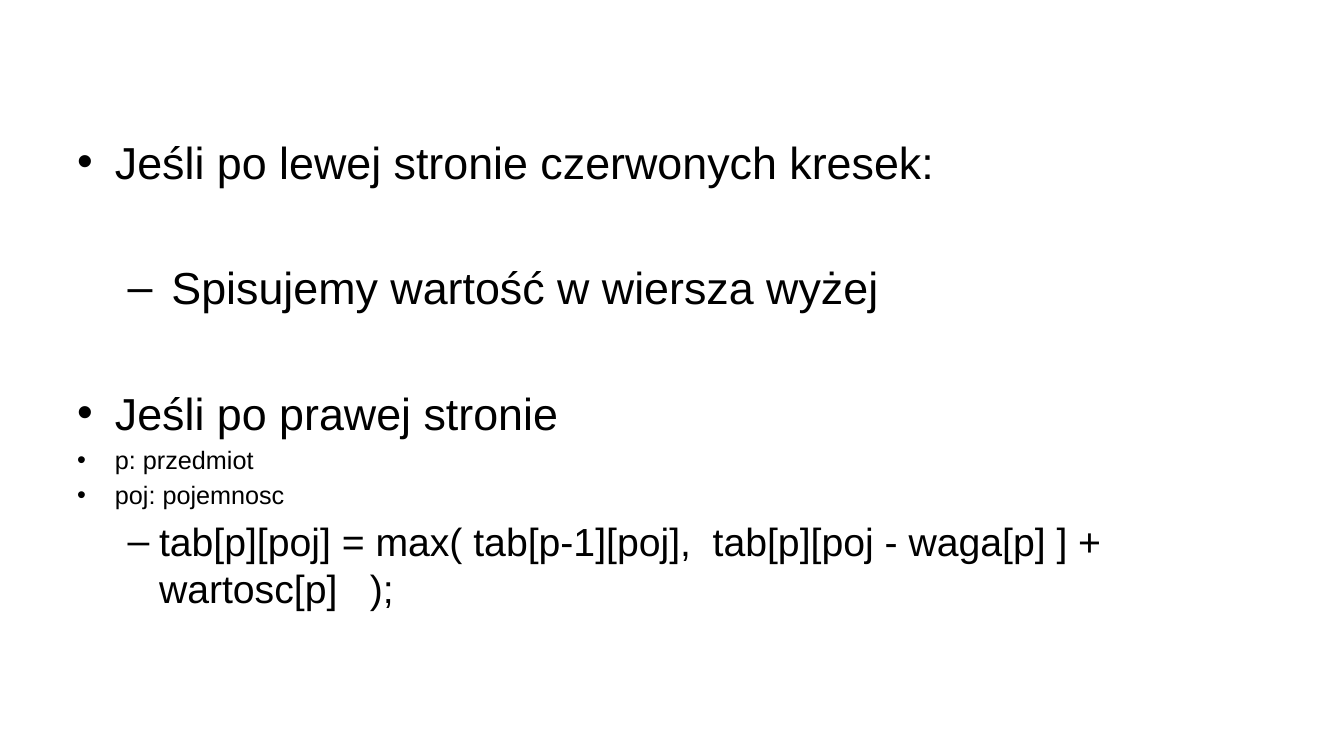
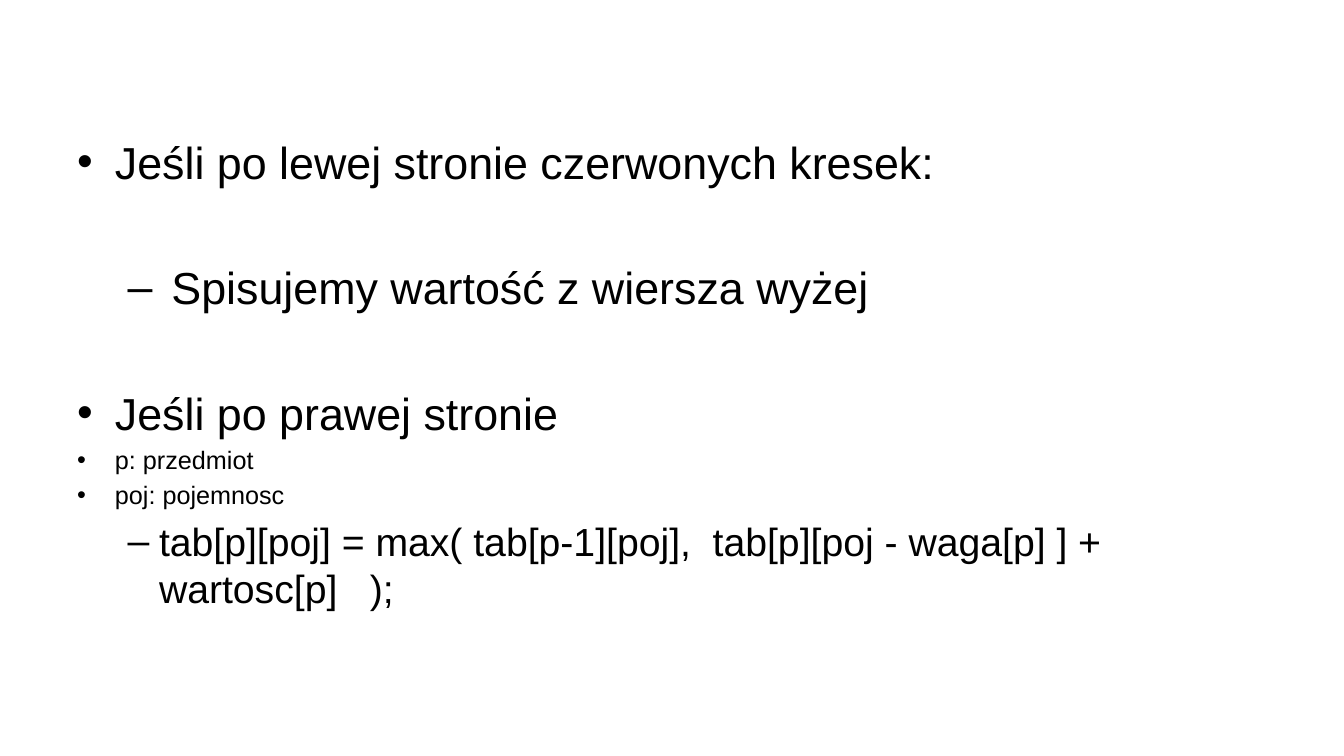
Before and after one commit to Wid-mo/prezentacja, a slide deck: slide 23 of Prezentacja_algorytmy_optymalizacja.pptx. Drawn at 1344x756 pixels with LibreOffice and Linux fonts; fonts in the diff are those of the drawing; background and template pictures are left out. Boxes give left, top, right and bottom in pixels: in the first picture for what was removed or moved away, otherwise in the second. Text is boxed around its words. In the diff, an @@ line names an element or a change of style, - is before the commit and + after.

```diff
--- a/Prezentacja_algorytmy_optymalizacja.pptx
+++ b/Prezentacja_algorytmy_optymalizacja.pptx
@@ text at (x1=171, y1=271, x2=868, y2=313): text changed @@
-  – Spisujemy wartość w wiersza wyżej
+  – Spisujemy wartość z wiersza wyżej
```
Also in this commit, not shown: 1 other slide changed.
